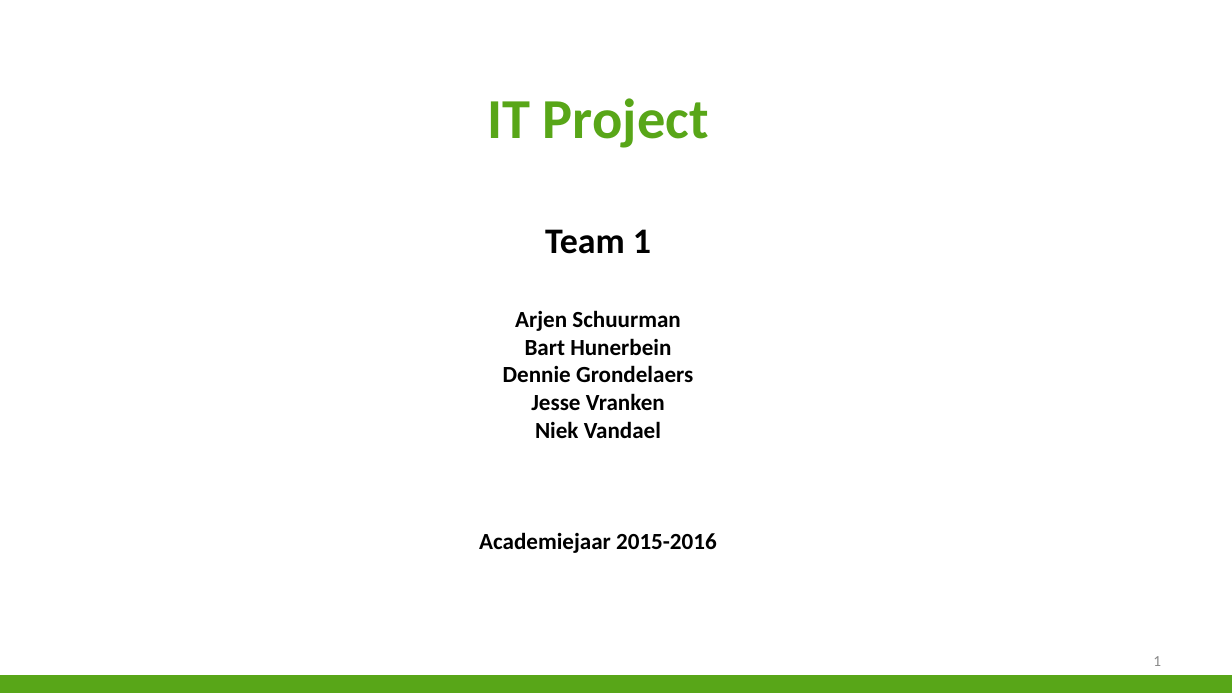
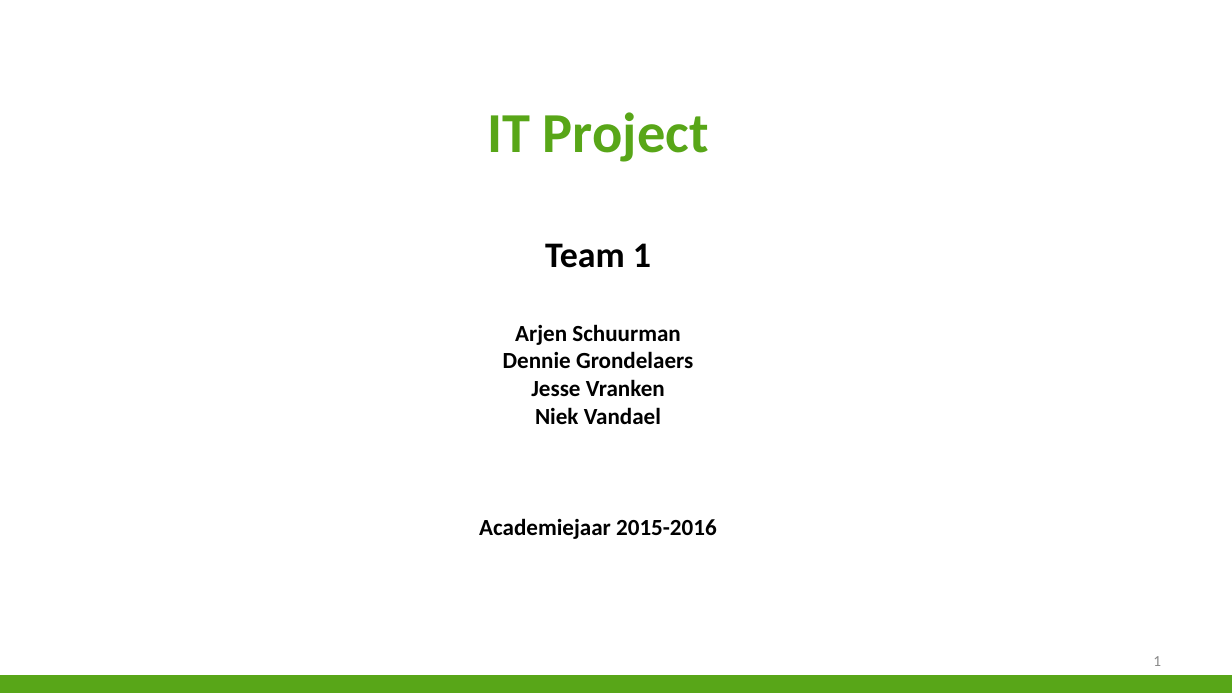
Before and after one commit to niekvandael/iTalent, a slide deck: slide 1 of italent/documents/english/EnglishPresentation.pptx. Drawn at 1232x693 pixels with LibreOffice and Linux fonts; fonts in the diff are those of the drawing; background and template pictures are left out. Boxes give left, top, right and bottom in pixels: in the first picture for what was removed or moved away, otherwise in the second. Text is boxed around its words. In the diff, an @@ line names an element or a change of style, - is before the commit and + after.

```diff
--- a/italent/documents/english/EnglishPresentation.pptx
+++ b/italent/documents/english/EnglishPresentation.pptx
@@ text at (479, 112, 717, 539): text changed @@
-IT Project
-Team 1
-Arjen Schuurman
-Bart Hunerbein
-Dennie Grondelaers
-Jesse Vranken
-Niek Vandael
-Academiejaar 2015-2016
+IT Project
+Team 1
+Arjen Schuurman
+Dennie Grondelaers
+Jesse Vranken
+Niek Vandael
+Academiejaar 2015-2016
```
Also in this commit, not shown: 6 slides added, 1 slide removed.
